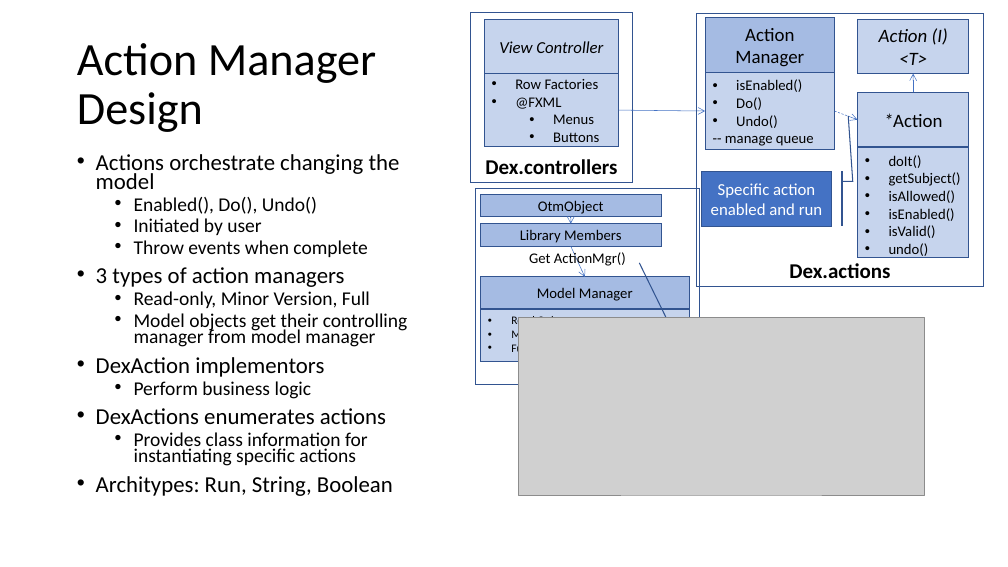
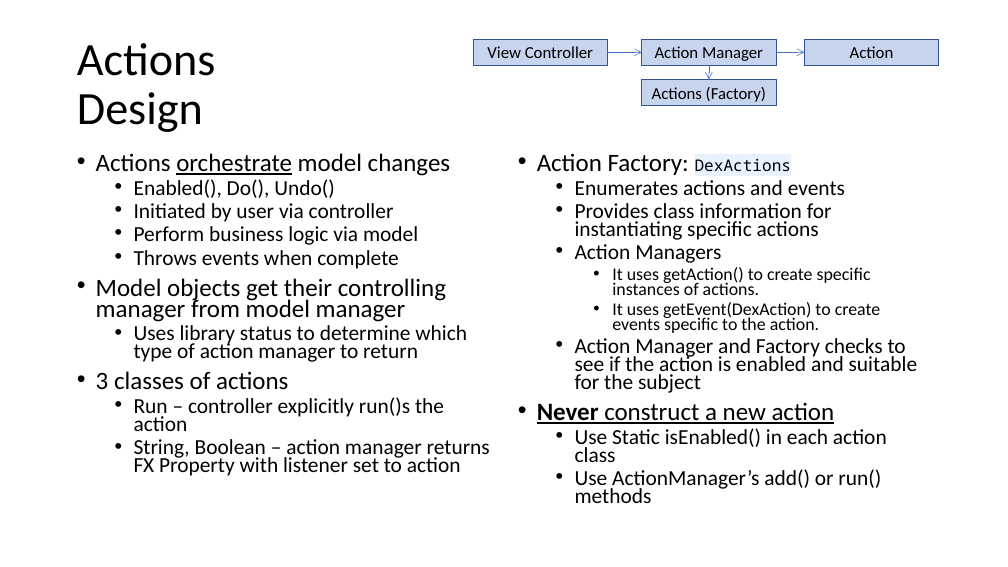
Before and after one commit to OpenTravel/OTM-DE-Utilities, a slide deck: slide 7 of otm-dex/OTM-DEX Architecture.pptx. Drawn at 1008x567 pixels with LibreOffice and Linux fonts; fonts in the diff are those of the drawing; grey boxes stand for pictures. Boxes give left, top, right and bottom in pixels: in the first picture for what was removed or moved away, otherwise in the second. Text is boxed around its words. In the diff, an @@ line names an element or a change of style, - is before the commit and + after.

```diff
--- a/otm-dex/OTM-DEX Architecture.pptx
+++ b/otm-dex/OTM-DEX Architecture.pptx
@@ rectangle removed at [471,12,633,183] @@
-Dex.controllers
@@ title at [77,43,216,132]: text changed @@
-Action Manager
-Design
+Actions
+Design
@@ rectangle "View Controller": place and size @@
-rectangle "View Controller" at [485,19,619,73]
+rectangle "View Controller" at [473,39,608,65]
@@ rectangle "View Controller" at [473,39,608,65]: italic off @@
@@ arrow moved from (619, 110) - (706, 111) to (608, 52) - (642, 52) @@
@@ rectangle "Action Manager": place and size @@
-rectangle "Action Manager" at [706,17,835,72]
+rectangle "Action Manager" at [642,39,777,65]
@@ rectangle "Action Manager" at [642,39,777,65]: size 18 to 16 pt; fill #8FAADC at 80% opacity to #4472C4 at 30% opacity @@
@@ arrow added from (777, 52) to (805, 52), #4472C4 0.5 pt @@
@@ rectangle "Action": place and size @@
-rectangle "Action" at [858,92,969,147]
+rectangle "Action" at [805,39,939,65]
@@ text in rectangle at [850,46,894,58]: text changed; size 18 to 16 pt @@
-*Action
+Action
@@ rectangle removed at [484,74,619,147] @@
-• Row Factories
-• @FXML
-  • Menus
-  • Buttons
@@ rectangle added at [642,79,777,105], fill #4472C4 at 30% opacity, outline #325491 1 pt, 16 pt, text #000000 @@
+Actions (Factory)
@@ arrow moved from (913, 92) - (913, 73) to (709, 65) - (709, 79) @@
@@ text at [96,153,450,176]: text changed; size 21.7 to 23.8 pt @@
-• Actions orchestrate changing the model
+• Actions orchestrate model changes
@@ text at [96,179,446,322]: size 18.6 to 20.4 pt in "Enabled(), Do(), Undo()"; size 18.6 to 23.8 pt in "Model objects get their controlling manager from ..."; list level 2 to 1 in "Model objects get their controlling ..." @@
@@ text added at [537,153,918,503], 20.4 pt, text #000000 @@
+• Action Factory: DexActions
+  • Enumerates actions and events
+  • Provides class information for instantiating specific actions
+  • Action Managers
+    • It uses getAction() to create specific instances of actions.
+    • It uses getEvent(DexAction) to create events specific to the action.
+  • Action Manager and Factory checks to see if the action is enabled and suitable for the subject
+• Never construct a new action
+  • Use Static isEnabled() in each action class
+  • Use ActionManager’s add() or run() methods
@@ group removed at [697,13,984,286]: 4 rectangles, 1 arrow, 1 accent border callout @@
-Action (I) <T>
-• doIt()
-• getSubject()
-• isAllowed()
-• isEnabled()
-• isValid()
-• undo()
-• isEnabled()
-• Do()
-• Undo()
--- manage queue
-Dex.actions
-Specific action enabled and run
@@ text at [134,203,418,269]: text changed; size 18.6 to 20.4 pt @@
-  • Initiated by user
-  • Throw events when complete
-• 3 types of action managers
-  • Read-only, Minor Version, Full
+  • Initiated by user via controller
+  • Perform business logic via model
+  • Throws events when complete
@@ text at [96,325,490,476]: text changed; size 21.7 to 20.4 pt @@
-• DexAction implementors
-  • Perform business logic
-• DexActions enumerates actions
-  • Provides class information for instantiating specific actions
-• Architypes: Run, String, Boolean
+  • Uses library status to determine which type of action manager to return
+• 3 classes of actions
+  • Run – controller explicitly run()s the action
+  • String, Boolean – action manager returns FX Property with listener set to action
@@ picture removed at [518,317,925,495] @@
@@ group removed at [475,188,699,448]: 5 rectangles, 2 arrows, 1 text, 1 accent border callout @@
-Model Manager
-Library Members
-Get ActionMgr()
-OtmObject
-• Read Only
-• Minor Version
-• Full
```
Also in this commit, not shown: 8 other slides changed, 12 slides added, 11 other files.
